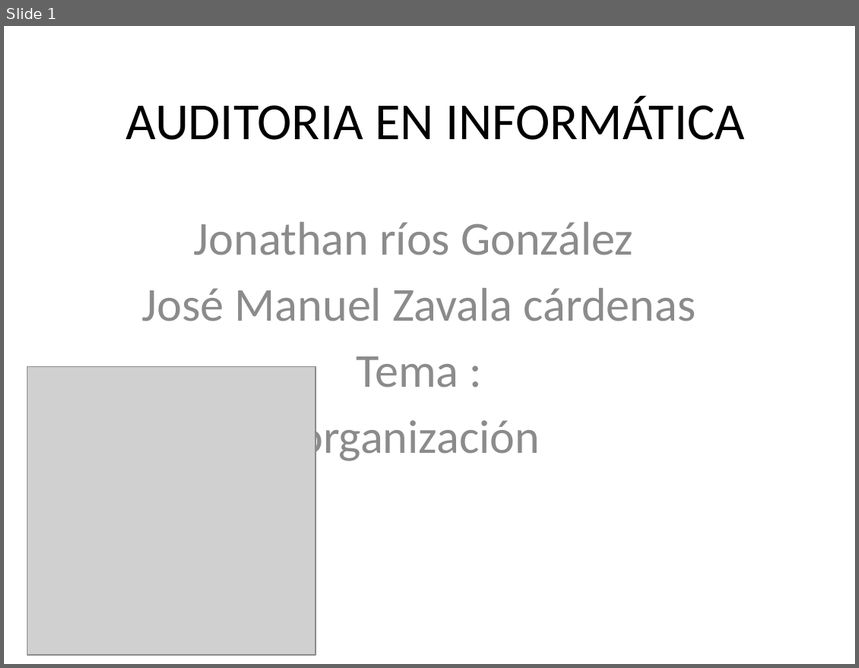
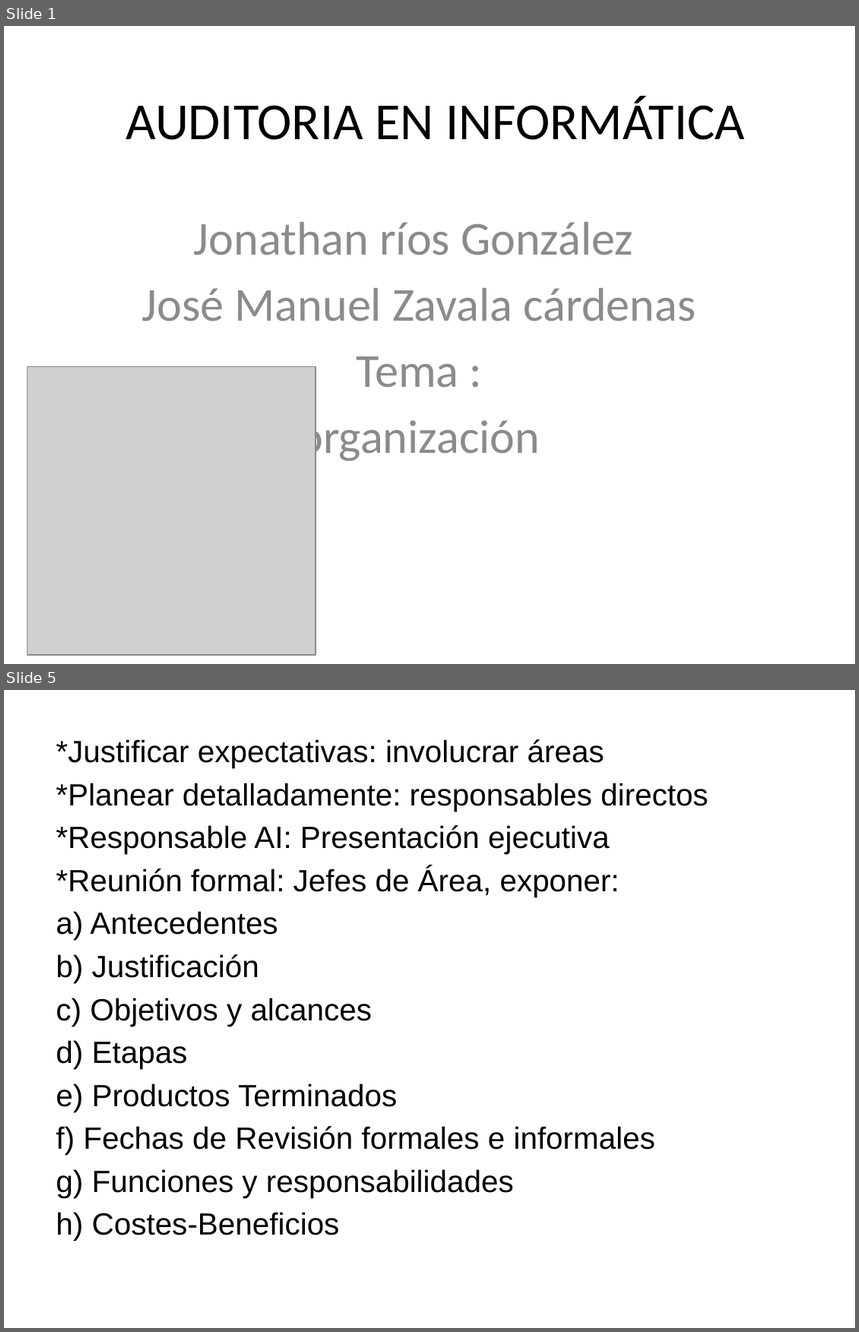
Before and after one commit to lc850/auditoria, a slide deck: unidad III (organizacion).pptx. Shown one above the other, each under a label of ours: slide 1 before the commit, slides 1 and 5 after it; the slides between them are not shown. The pictures are 859x668 and 859x1332 pixels, drawn with LibreOffice and Linux fonts; fonts in the diff are those of the drawing; grey boxes stand for pictures. Boxes give left, top, right and bottom in pixels: in the first picture for what was removed or moved away, otherwise in the second. Text is boxed around its words. In the diff, an @@ line names an element or a change of style, - is before the commit and + after.

```diff
--- a/unidad III (organizacion).pptx
+++ b/unidad III (organizacion).pptx
@@ slide 5 added at (x1=4, y1=690, x2=855, y2=1328), background #FFFFFF @@
@@ text added at (x1=56, y1=739, x2=709, y2=1241), 26 pt, text #000000 @@
+*Justificar expectativas: involucrar áreas
+*Planear detalladamente: responsables directos
+*Responsable AI: Presentación ejecutiva
+*Reunión formal: Jefes de Área, exponer:
+a) Antecedentes
+b) Justificación
+c) Objetivos y alcances
+d) Etapas
+e) Productos Terminados
+f) Fechas de Revisión formales e informales
+g) Funciones y responsabilidades
+h) Costes-Beneficios
```
Also in this commit, not shown: 3 other slides added, 1 other file.
